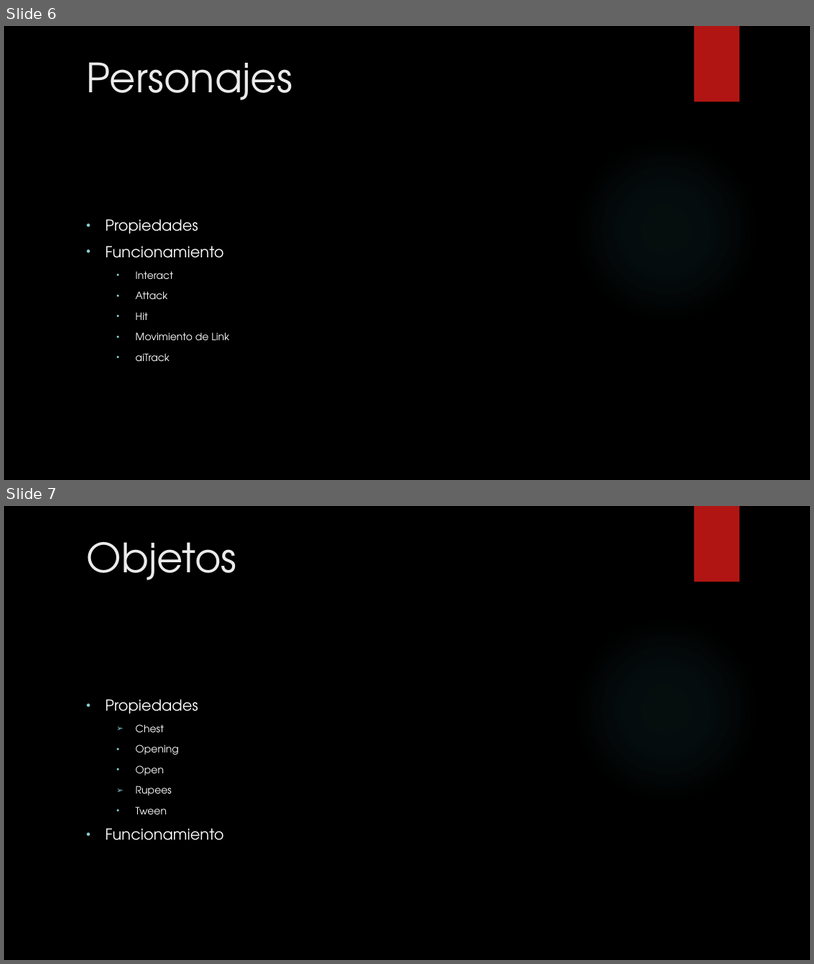
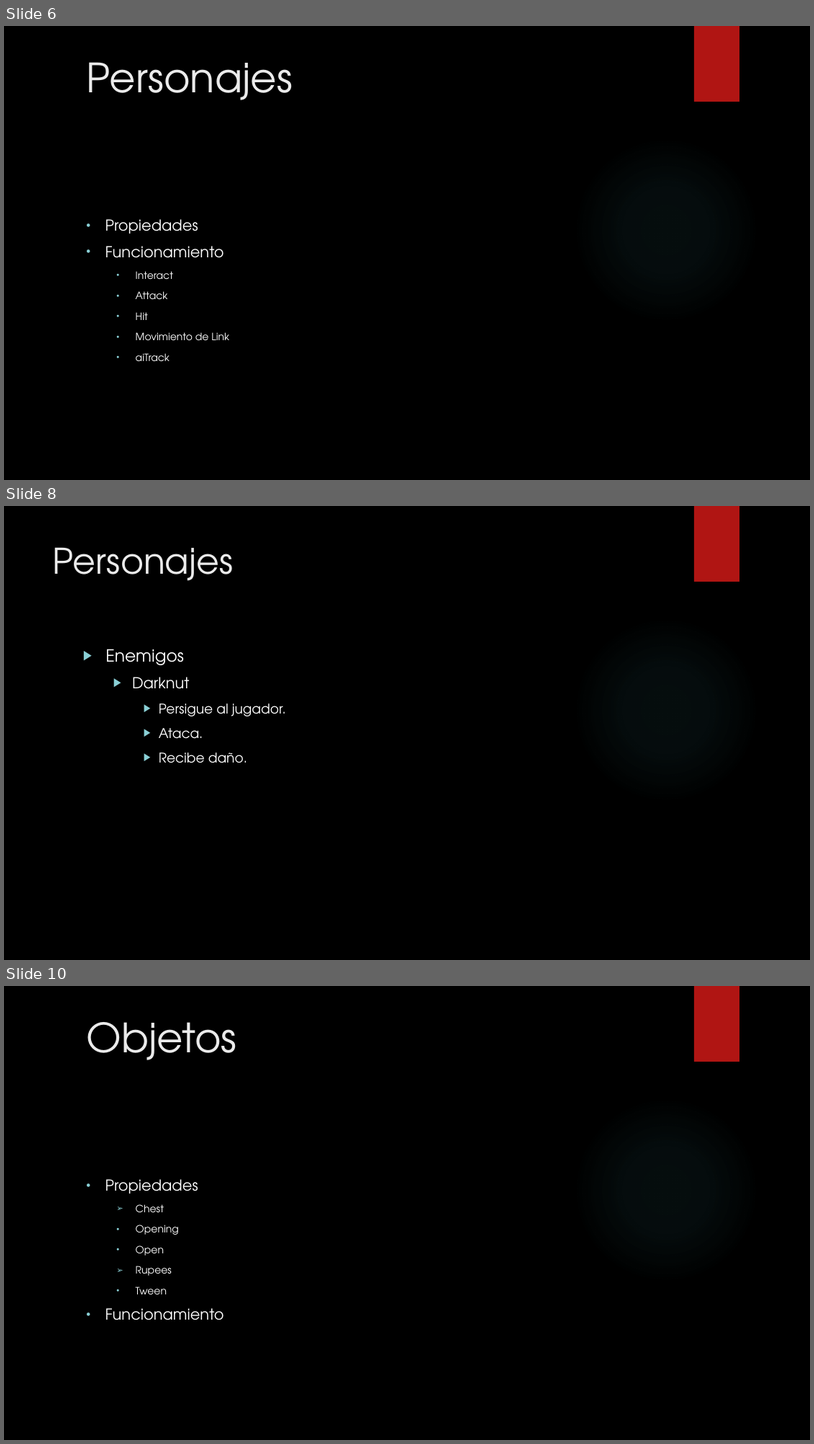
Before and after one commit to Athoka/Link, a slide deck: Presentacion/The Legend of Link.pptx. Shown one above the other, each under a label of ours: slides 6 and 7 before the commit, slides 6, 8 and 10 after it; the slides between them are not shown. The pictures are 814x964 and 814x1444 pixels, drawn with LibreOffice and Linux fonts; fonts in the diff are those of the drawing; background and template pictures are left out. Boxes give left, top, right and bottom in pixels: in the first picture for what was removed or moved away, otherwise in the second. Text is boxed around its words. In the diff, an @@ line names an element or a change of style, - is before the commit and + after.

```diff
--- a/Presentacion/The Legend of Link.pptx
+++ b/Presentacion/The Legend of Link.pptx
@@ slide 8 added at bbox=[4, 506, 810, 960], background picture (left out); not listed: 2 template elements that a slide beside it also shows @@
@@ title added at bbox=[53, 547, 233, 581], 42 pt, text #EBEBEB @@
+Personajes
@@ text added at bbox=[106, 649, 286, 763], 16 pt, text #FFFFFF @@
+▶ Enemigos
+  ▶ Darknut
+    ▶ Persigue al jugador.
+    ▶ Ataca.
+    ▶ Recibe daño.
@@ what was slide 7 is now slide 10 @@
```
Also in this commit, not shown: 2 other slides added.
